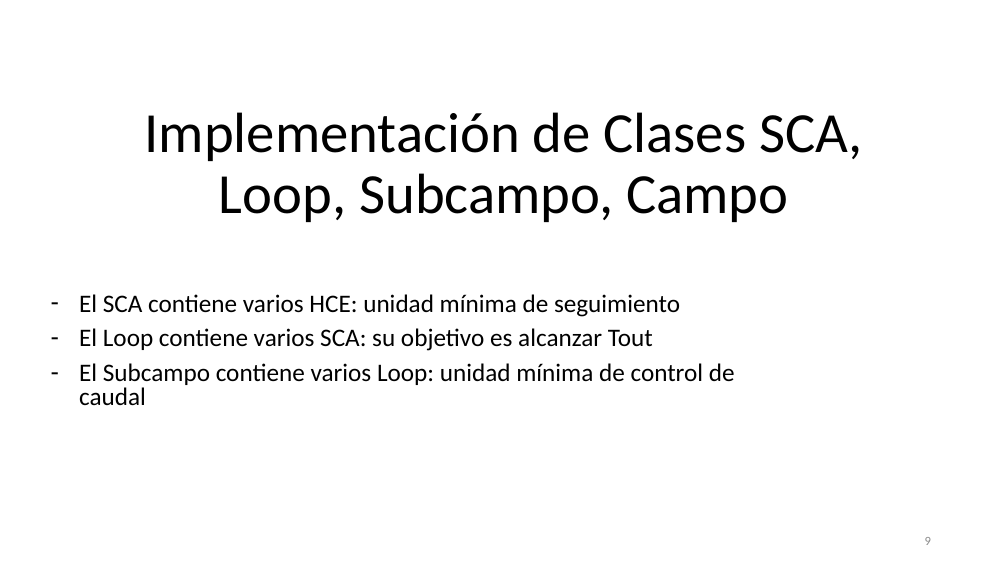
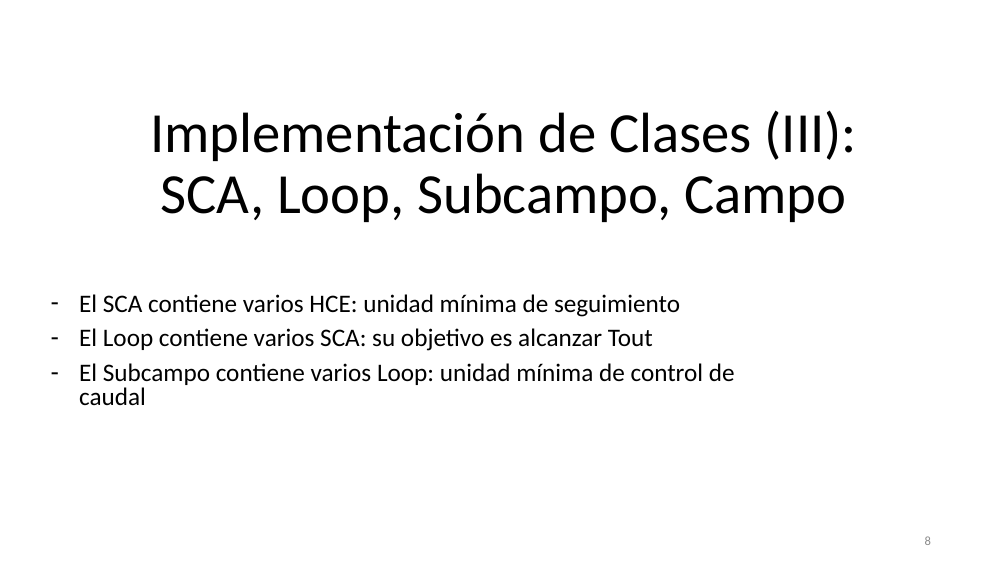
Before and after one commit to pacomunuera/csenergy-python, a slide deck: slide 8 of tfg/Simulación de concentradores cilindroparabólicos con Python 3.pptx (slide 9 before the commit). Drawn at 1008x567 pixels with LibreOffice and Linux fonts; fonts in the diff are those of the drawing. Boxes give left, top, right and bottom in pixels: in the first picture for what was removed or moved away, otherwise in the second. Text is boxed around its words. In the diff, an @@ line names an element or a change of style, - is before the commit and + after.

```diff
--- a/tfg/Simulación de concentradores cilindroparabólicos con Python 3.pptx
+++ b/tfg/Simulación de concentradores cilindroparabólicos con Python 3.pptx
@@ title at [150, 110, 857, 222]: text changed @@
-Implementación de Clases SCA, Loop, Subcampo, Campo
+Implementación de Clases (III): SCA, Loop, Subcampo, Campo
```
Also in this commit, not shown: 13 other slides changed, 7 slides added, 4 slides removed, 5 other files.
